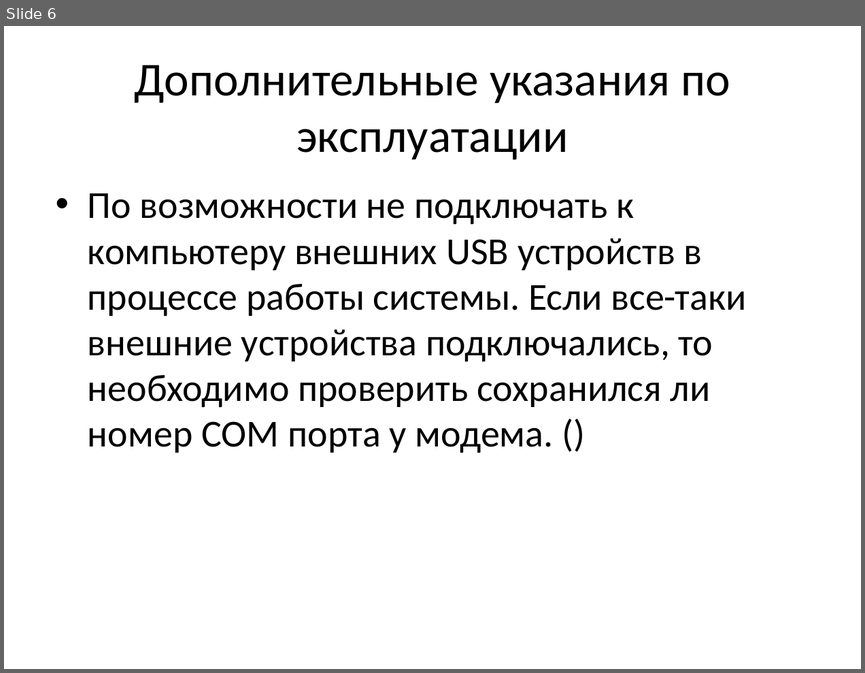
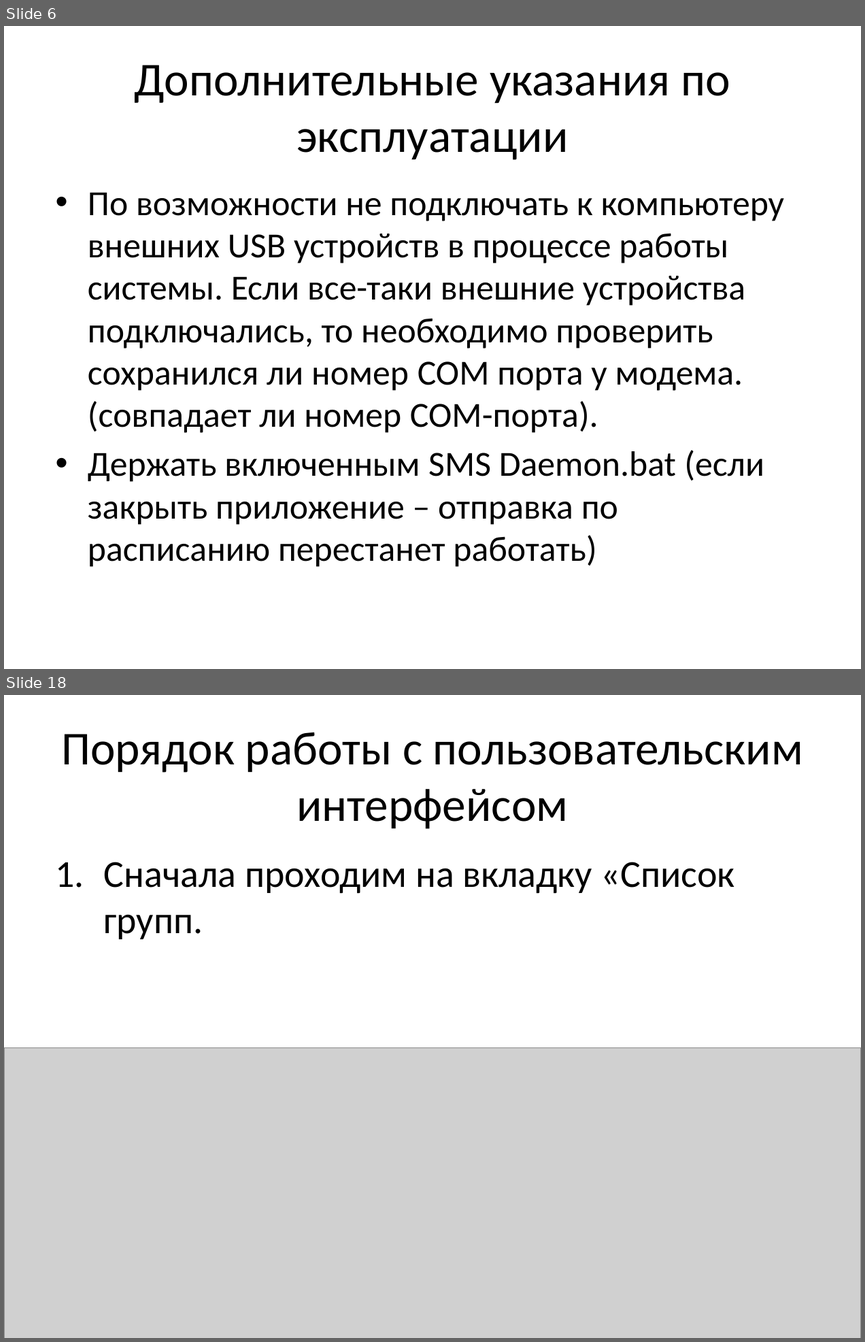
Before and after one commit to humantom88/city_lightning_symphony, a slide deck: doc/SUNO Mmanager.pptx. Shown one above the other, each under a label of ours: slide 6 before the commit, slides 6 and 18 after it; the slides between them are not shown. The pictures are 865x673 and 865x1342 pixels, drawn with LibreOffice and Linux fonts; fonts in the diff are those of the drawing; grey boxes stand for pictures. Boxes give left, top, right and bottom in pixels: in the first picture for what was removed or moved away, otherwise in the second. Text is boxed around its words. In the diff, an @@ line names an element or a change of style, - is before the commit and + after.

```diff
--- a/doc/SUNO Mmanager.pptx
+++ b/doc/SUNO Mmanager.pptx
@@ slide 18 added at (4, 695, 861, 1338), background #FFFFFF @@
@@ title added at (61, 732, 803, 829), 39.6 pt, text #000000 @@
+Порядок работы с пользовательским интерфейсом
@@ text added at (103, 862, 735, 939), 32 pt, text #000000 @@
+1. Сначала проходим на вкладку «Список групп.
@@ picture added at (4, 1047, 861, 1338) @@
@@ slide 6 changed as well @@
@@ text at (88, 192, 785, 567): text changed; size 32 to 29.6 pt @@
-• По возможности не подключать к компьютеру внешних USB устройств в процессе работы системы. Если все-таки внешние устройства подключались, то необходимо проверить сохранился ли номер COM порта у модема. ()
+• По возможности не подключать к компьютеру внешних USB устройств в процессе работы системы. Если все-таки внешние устройства подключались, то необходимо проверить сохранился ли номер COM порта у модема. (совпадает ли номер COM-порта).
+• Держать включенным SMS Daemon.bat (если закрыть приложение – отправка по расписанию перестанет работать)
```
Also in this commit, not shown: 20 other slides added, 10 other files.
